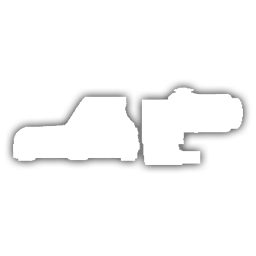
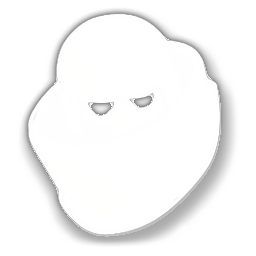
Before/after of a 256x256 layered artwork. What changed in the layer stack:
hid "Layer 9" over [13, 87, 243, 165]
renamed "Layer 8" to "Layer 8_OBSOLETE", showed it over [16, 8, 240, 247]
